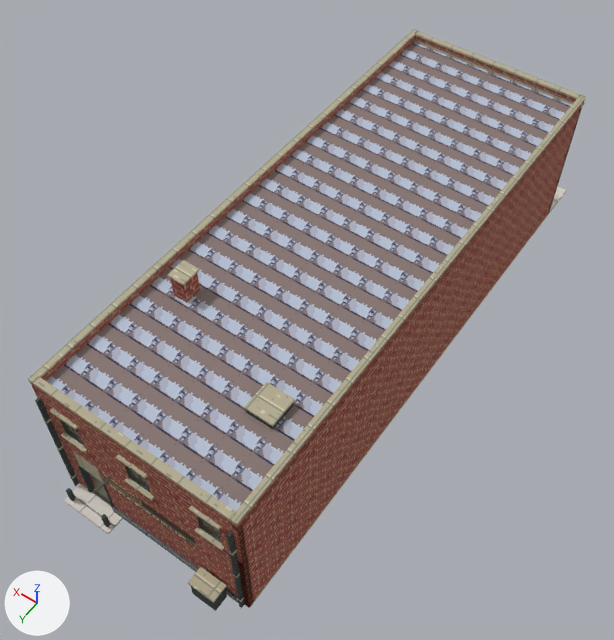
An edit to the Blender file prototypes/five-and-dime/marlow-1970.blend, drawn before and after from the same camera.
Both versions are drawn from a camera (50 mm lens) standing at (-14.0, 36.6, 34.9) and looking at (0.5, 16.2, 2.9). Every picture has the same lights, and +X, +Y and +Z are marked at lower left. The picture after the commit comes second. Objects named as collision shapes, trigger or cutter boxes, shadow casters or lower levels of detail are left out.

In view in the first picture: 'Rear receiving pad', 'building_shell__00', 'building_shell__01', 'building_shell__04', 'roof_and_parapet__00', 'roof_and_parapet__01', 'roof_and_parapet__02', 'roof_and_parapet__03' and 6 more.
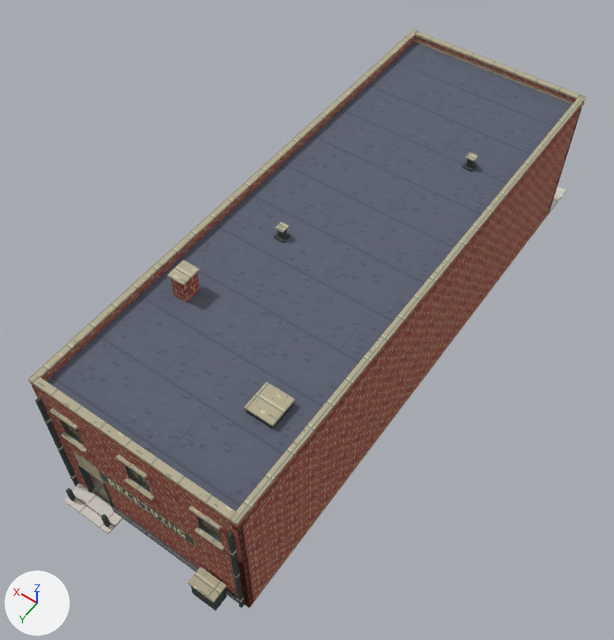
Edits to the bpy script that builds the scene:
```text
Add img_membrane_png:
    img_membrane_png = load_image('membrane.png', '_unpacked/membrane.png', 128, 128, 'sRGB')
Change mat_roof_built_up:
    mat_roof_built_up.texture: img_tar_png -> img_membrane_png
Change me_continuous_roof_deck:
    where me_continuous_roof_deck.from_pydata(...)  # 8 vertices, 6 faces; spans x -4.9..4.9, y 0.1..27.9, z 7.6..7.8
    used by ob_roof_and_parapet__02; parent = ob_roof_and_parapet; location = (0.0, 0.0, 0.0)
    me_continuous_roof_deck part 1: texture (UV) coordinates of 6 of 6 faces, centred in x -4.9..4.9, y 0.1..27.9, z 7.6..7.8, changed; they spanned u -22.5..22.5, v 0.06..22.5 and now span u -5.63..5.63, v 0.02..5.63
Change me_rear_roof_scuttle:
    used by ob_roof_and_parapet__03; parent = ob_roof_and_parapet; location = (0.0, 0.0, 0.0)
    remove me_rear_roof_scuttle.from_pydata(...)  # 8 vertices, 6 faces; spans x -3.64..-2.37, y 22.89..24.18, z 7.75..8.05
    add me_rear_roof_scuttle.from_pydata(...)  # 40 vertices, 30 faces; spans x -3.64..2.16, y 7.11..24.18, z 7.75..8.32
    me_rear_roof_scuttle part 2: a new loose piece, a box spanning x -2.88..-2.32, y 7.11..7.65, z 7.75..7.815, in mat_detail_frames (picture img_iron_png)
    me_rear_roof_scuttle part 3: a new loose piece, a box spanning x -2.74..-2.46, y 7.24..7.52, z 7.815..8.32, in mat_detail_frames (picture img_iron_png)
    me_rear_roof_scuttle part 4: a new loose piece, a box spanning x 1.6..2.16, y 15.89..16.43, z 7.75..7.815, in mat_detail_frames (picture img_iron_png)
    me_rear_roof_scuttle part 5: a new loose piece, a box spanning x 1.74..2.02, y 16.02..16.3, z 7.815..8.32, in mat_detail_frames (picture img_iron_png)
```

Location of each change, [x1, y1, x2, y2] in pixels of the pictures (614 x 640 px):
'roof_and_parapet__02', surface changed (grey to blue): [47, 42, 572, 511] in both
'roof_and_parapet__03', reshaped: before [246, 402, 294, 429]; after [246, 159, 478, 429]
part 2 of me_rear_roof_scuttle, added: after [462, 161, 478, 172]
part 3 of me_rear_roof_scuttle, added: after [466, 159, 475, 168]
part 4 of me_rear_roof_scuttle, added: after [274, 233, 291, 243]
part 5 of me_rear_roof_scuttle, added: after [278, 229, 287, 239]
